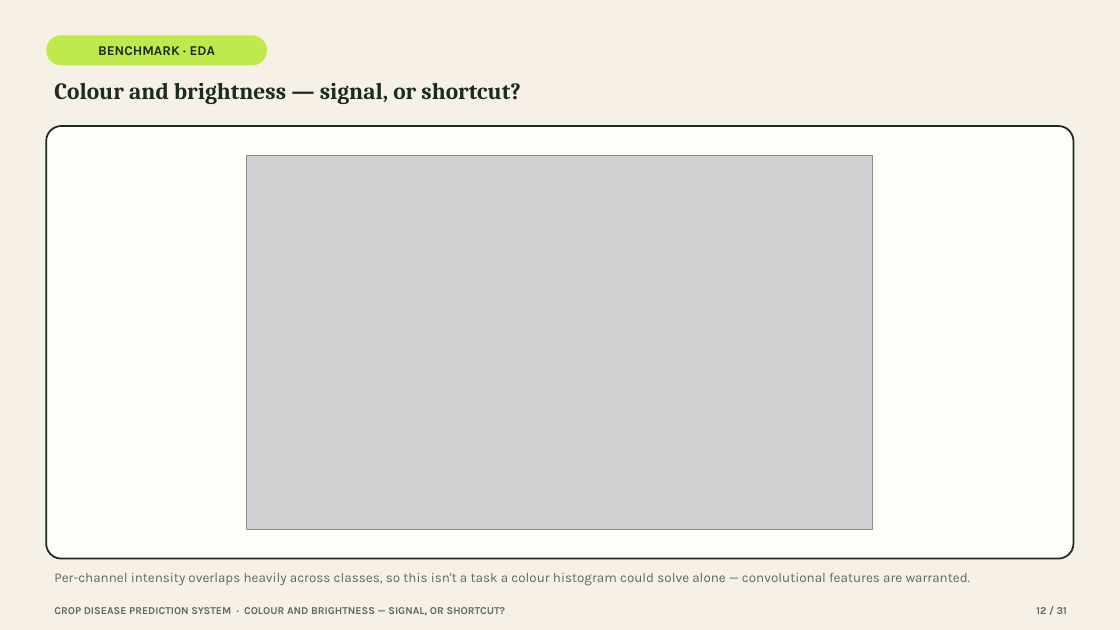
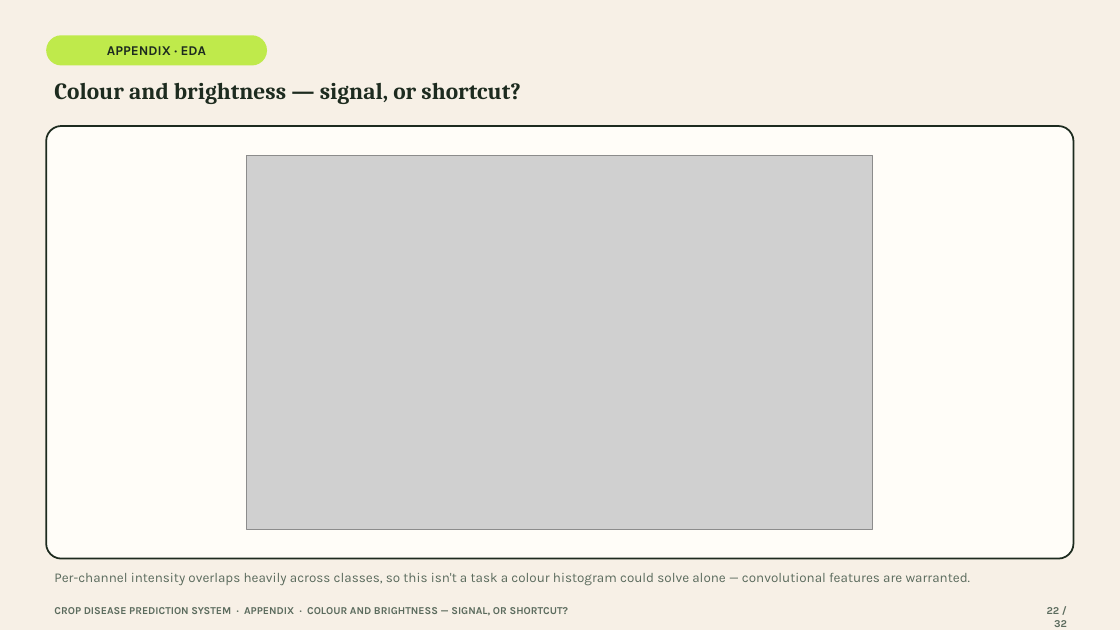
Before and after one commit to devSaksham/crop-disease-detection, a slide deck: slide 22 of presentation/Crop_Disease_Prediction_System.pptx (slide 12 before the commit). Drawn at 1120x630 pixels with LibreOffice and Linux fonts; fonts in the diff are those of the drawing; grey boxes stand for pictures. Boxes give left, top, right and bottom in pixels: in the first picture for what was removed or moved away, otherwise in the second. Text is boxed around its words. In the diff, an @@ line names an element or a change of style, - is before the commit and + after.

Commit message:
Restructure presentation: drop Grad-CAM, fix benchmark model/class attribution, add literature review, move plots to appendix
- Deleted the Grad-CAM slide entirely per review feedback.
- Corrected wording that implied the benchmark study compared the two
  production architectures (residual CNN / CBAM CNN); it actually compares
  a from-scratch VGG-style CNN vs. EfficientNetB3 transfer learning on a
  15-class, 3-crop subset -- fixed on the "At a Glance" stat card and the
  benchmark methodology slide, which now explicitly distinguishes the two
  studies.
- Added a five-point Literature Review slide (Hughes & Salathe, Mohanty et
  al., He et al., Tan & Le, Singh et al.), sourced from the citations
  already verified in the LaTeX end-term report.
- Trimmed the main flow to 16 concise slides and moved the 15 detailed
  benchmark plots (EDA, learning curves, confusion matrices, ROC/PR,
  calibration, error gallery, full metrics table) after the Thank You
  slide as a labelled appendix, behind a new divider slide.
- Added a benchmark-scope caveat to the Limitations slide and renumbered
  all footers (now NN / 32).

```diff
--- a/presentation/Crop_Disease_Prediction_System.pptx
+++ b/presentation/Crop_Disease_Prediction_System.pptx
@@ text in rounded rectangle at (x1=107, y1=46, x2=206, y2=55): text changed @@
-BENCHMARK · EDA
+APPENDIX · EDA
@@ text at (x1=54, y1=607, x2=569, y2=616): text changed @@
-CROP DISEASE PREDICTION SYSTEM · COLOUR AND BRIGHTNESS — SIGNAL, OR SHORTCUT?
+CROP DISEASE PREDICTION SYSTEM · APPENDIX · COLOUR AND BRIGHTNESS — SIGNAL, OR SHORTCUT?
@@ text at (x1=1047, y1=607, x2=1067, y2=627): text changed @@
-12 / 31
+22 / 32
```
Also in this commit, not shown: 29 other slides changed, 2 slides added, 1 slide removed.
